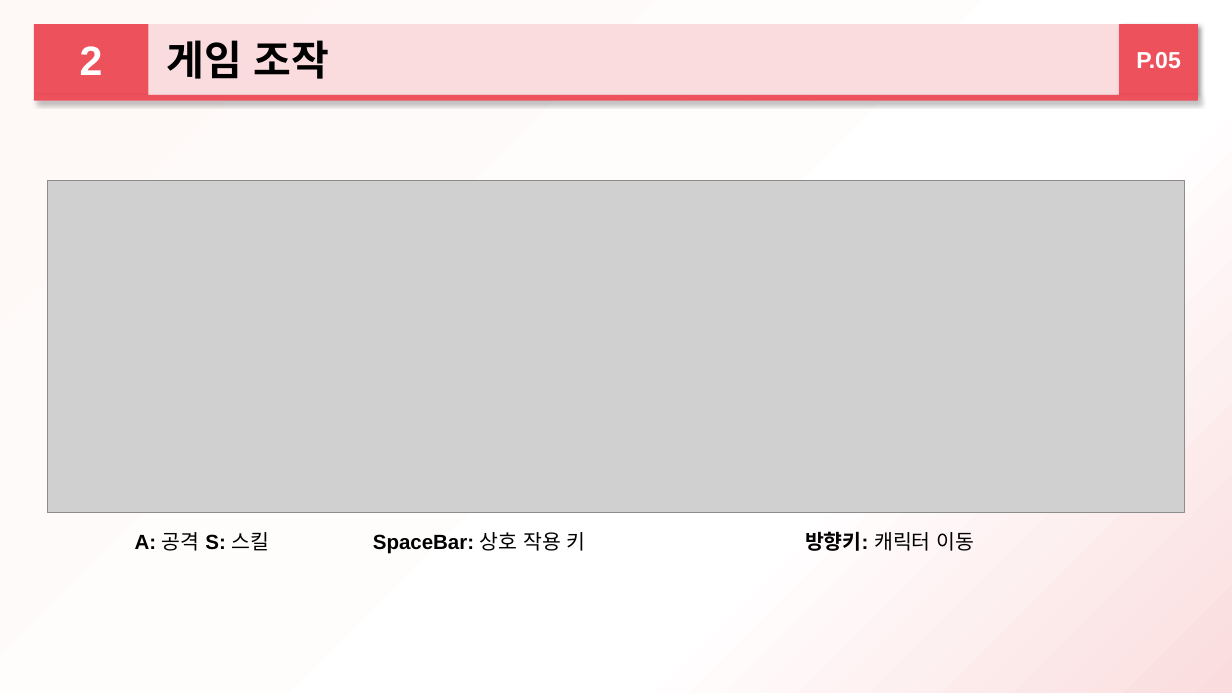
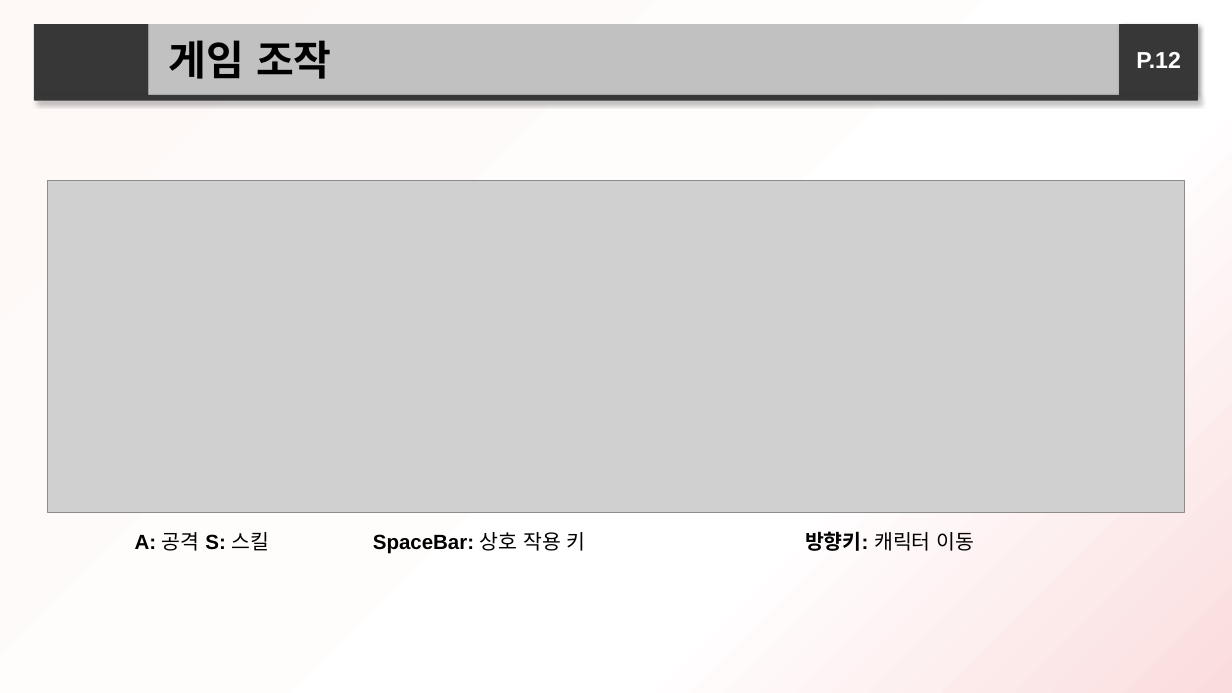
Before and after one commit to 2015184012Bang/KPU_TeamProject, a slide deck: slide 12 of ProjectPlan/중간발표/하트비트_방종혁_장규현_김명규.pptx (slide 5 before the commit). Drawn at 1232x693 pixels with LibreOffice and Linux fonts; fonts in the diff are those of the drawing; grey boxes stand for pictures. Boxes give left, top, right and bottom in pixels: in the first picture for what was removed or moved away, otherwise in the second. Text is boxed around its words. In the diff, an @@ line names an element or a change of style, - is before the commit and + after.

```diff
--- a/ProjectPlan/중간발표/하트비트_방종혁_장규현_김명규.pptx
+++ b/ProjectPlan/중간발표/하트비트_방종혁_장규현_김명규.pptx
@@ fill #ED515C to #373737 in 3 elements at (1119, 24, 1198, 95), (34, 95, 1199, 101), (34, 24, 149, 95) @@
@@ rectangle "게임 조작" at (149, 24, 1199, 95): fill #FBDCDE to #C1C1C1 @@
@@ text in rectangle at (80, 46, 103, 75): text removed @@
-2
@@ text in rectangle at (1136, 52, 1181, 68): text changed @@
-P.05
+P.12
```
Also in this commit, not shown: 7 other slides changed, 3 slides added, 3 slides removed.
